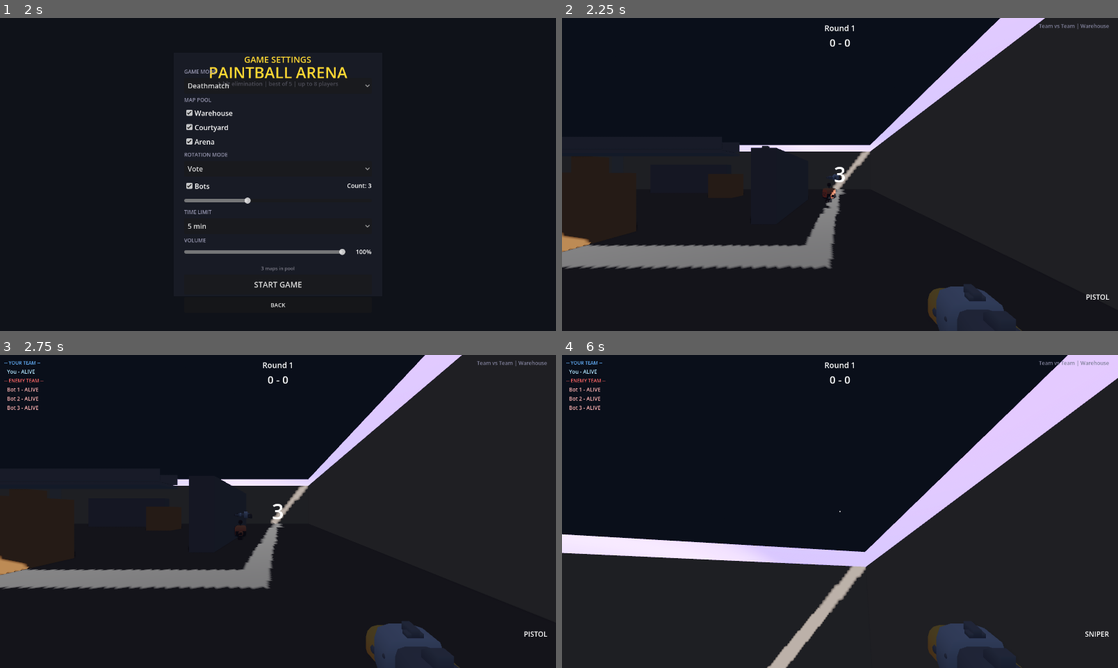
Above: before the commit, frames 1-4 (two rows, left to right).
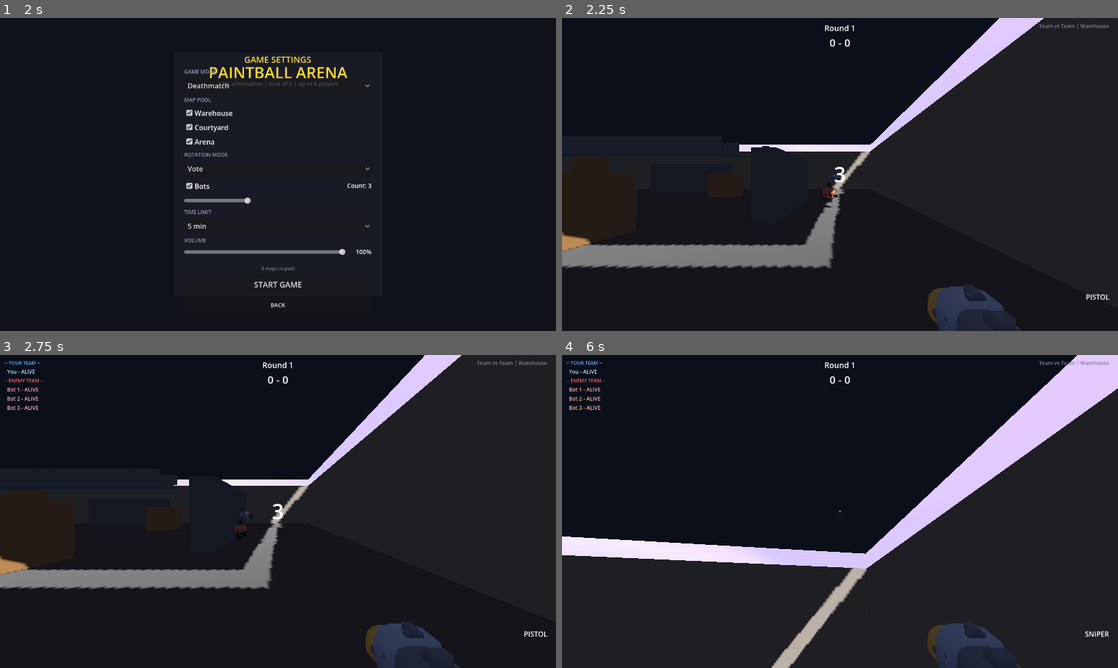
Above: after the commit, the same moments.

Repository: curlyphries/paintball
Game: Godot game, scene res://scenes/main_menu.tscn
Same seed, same stepped clock (60 frames per second), same inputs: the game is played once before the commit and once after it.
Inputs (mouse positions are in pixels of both pictures, inside the frame that each line leads up to):
- Up to frame 1 (2 s): click (278, 105) at 0.52 s; type "Alex" at 0.6 s; click (255, 202) at 0.75 s; type "12" at 0.83 s; click "PLAY SOLO" at 1.25 s
- Up to frame 2 (2.25 s): click "START GAME" at 2 s
- Up to frame 3 (2.75 s): no input
- Up to frame 4 (6 s): tap Enter at 2.75 s; move the mouse to (867, 511) at 2.77 s; hold W (move_forward) from 2.78 s (still down); tap Mouse wheel up (next_weapon) at 2.85 s; tap Space (jump) at 3.02, 3.77, 5.27 s; tap Mouse wheel down (prev_weapon) at 3.05, 3.6 s; move the mouse to (812, 511) at 3.52 s; tap 1 (weapon_1) at 3.8, 4.35 s; move the mouse to (851, 505) at 4.27 s; tap 2 (weapon_2) at 4.55, 5.1 s; move the mouse to (834, 517) at 5.02 s; tap 3 (weapon_3) at 5.3, 5.85 s; move the mouse to (878, 514) at 5.77 s

Frame 1 is identical in both runs. In frame 2, 0.6% of the frame differs, in the area x 0-87%, y 0-100%; in frame 3, 0.2%; in frame 4, 2.9%, in the area x 0-100%, y 0-100%.

Commit message:
fix: GL Compatibility renderer, 30hz physics, volume persistence, server efficiency

Diff:
--- a/project.godot
+++ b/project.godot
@@ -17,7 +17,7 @@
 config/name="Paintball Arena"
 config/description="3D paintball game - 1v3 bots, one-hit elimination, best of 5"
 run/main_scene="res://scenes/main_menu.tscn"
-config/features=PackedStringArray("4.6", "Forward Plus")
+config/features=PackedStringArray("4.6", "GL Compatibility")
 config/icon="res://icon.svg"
 
 [autoload]
@@ -144,7 +144,12 @@
 3d_physics/layer_2="Player"
 3d_physics/layer_3="Projectile"
 
+[physics]
+
+common/physics_ticks_per_second=30
+common/physics_jitter_fix=0.5
+
 [rendering]
 
-anti_aliasing/quality/msaa_3d=2
+anti_aliasing/quality/msaa_3d=0
 environment/defaults/default_clear_color=Color(0.1, 0.1, 0.12, 1)
--- a/scripts/game_settings.gd
+++ b/scripts/game_settings.gd
@@ -1,7 +1,12 @@
 extends Node
+
+const PREFS_PATH := "user://prefs.cfg"
 
 # Game Settings — Autoload singleton
 # Configurable before starting a game, read by main_game.gd and game_state.gd
+
+func _ready() -> void:
+	load_prefs()
 
 # --- Game mode ---
 enum GameMode { DEATHMATCH, TEAM_VS_TEAM, CAPTURE_THE_FLAG }
@@ -139,6 +144,18 @@
 		volume_db = lerp(MIN_VOLUME_DB, MAX_VOLUME_DB, master_volume)
 	AudioServer.set_bus_volume_db(0, volume_db)  # 0 is Master bus
 
+func save_prefs() -> void:
+	var cfg := ConfigFile.new()
+	cfg.set_value("audio", "master_volume", master_volume)
+	cfg.save(PREFS_PATH)
+
+func load_prefs() -> void:
+	var cfg := ConfigFile.new()
+	if cfg.load(PREFS_PATH) != OK:
+		return
+	master_volume = clampf(float(cfg.get_value("audio", "master_volume", 1.0)), 0.0, 1.0)
+	apply_volume()
+
 func reset_to_defaults() -> void:
 	game_mode = GameMode.TEAM_VS_TEAM
 	bot_count = 3
--- a/scripts/game_sync.gd
+++ b/scripts/game_sync.gd
@@ -3,7 +3,7 @@
 # GameSync — Handles sending/receiving player state over the network
 # Attach to Main scene when in multiplayer mode
 
-const SYNC_RATE := 1.0 / 20.0  # 20 ticks per second
+const SYNC_RATE := 1.0 / 10.0  # 10 ticks per second — sufficient with lerp interpolation
 
 var sync_timer := 0.0
 var net_players: Dictionary = {}  # player_id -> NetPlayer node
--- a/scripts/main_menu.gd
+++ b/scripts/main_menu.gd
@@ -148,6 +148,7 @@
 func _on_volume_changed(value: float) -> void:
 	GameSettings.master_volume = value
 	GameSettings.apply_volume()
+	GameSettings.save_prefs()
 	_update_volume_label()
 
 func _update_volume_label() -> void:
--- a/scripts/pause_menu.gd
+++ b/scripts/pause_menu.gd
@@ -42,6 +42,7 @@
 func _on_volume_changed(value: float) -> void:
 	GameSettings.master_volume = value
 	GameSettings.apply_volume()
+	GameSettings.save_prefs()
 	_update_volume_label()
 
 func _update_volume_label() -> void:
--- a/scripts/player.gd
+++ b/scripts/player.gd
@@ -14,6 +14,9 @@
 const CAMERA_HEIGHT_TPS := 1.8
 const CAMERA_DISTANCE_FPS := 0.0
 const CAMERA_HEIGHT_FPS := 1.6
+
+# Cached node refs
+var _hud: Control = null
 
 # State
 var is_sprinting := false
@@ -56,11 +59,12 @@
 	weapon.fired.connect(_on_weapon_fired)
 	weapon.ammo_changed.connect(_on_ammo_changed)
 
+	# Cache HUD once to avoid per-frame string lookups
+	_hud = get_node_or_null("/root/Main/UI/HUD")
+
+
 func _is_chat_active() -> bool:
-	var hud = get_node_or_null("/root/Main/UI/HUD")
-	if hud and hud.has_method("is_chat_active"):
-		return hud.is_chat_active()
-	return false
+	return _hud != null and _hud.has_method("is_chat_active") and _hud.is_chat_active()
 
 func _input(event: InputEvent) -> void:
 	if is_dead:
@@ -258,10 +262,8 @@
 		return
 	current_weapon_index = index
 	weapon.switch_to(available_weapons[index])
-	# Update HUD
-	var hud = get_node_or_null("/root/Main/UI/HUD")
-	if hud:
-		hud.update_weapon(available_weapons[index])
+	if _hud:
+		_hud.update_weapon(available_weapons[index])
 
 func _on_weapon_fired(pos: Vector3, direction: Vector3, spd: float, color: Color) -> void:
 	GameState.record_shot_fired(player_id)
@@ -282,9 +284,8 @@
 		shoot_sound.play()
 
 func _on_ammo_changed(current: int, max_ammo: int) -> void:
-	var hud = get_node_or_null("/root/Main/UI/HUD")
-	if hud:
-		hud.update_ammo(current, max_ammo)
+	if _hud:
+		_hud.update_ammo(current, max_ammo)
 
 func get_aim_direction() -> Vector3:
 	return -camera_pivot.global_transform.basis.z
Not shown, changed: server/index.js
